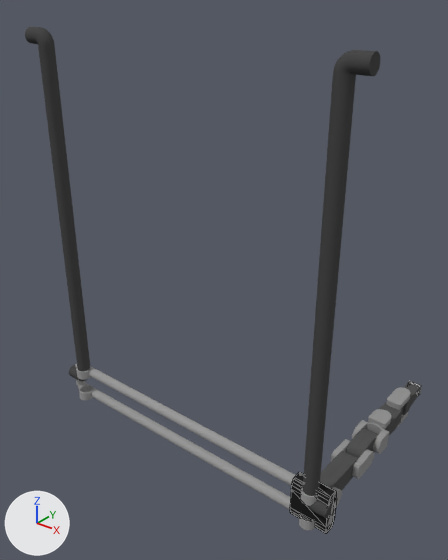
The Blender file Models/Itzamna_models.blend, before and after one commit.
One viewpoint serves both versions: a 50 mm lens placed at (1.52, -2.85, 3.27), pointed at (-1.25, 0.62, 1.12). Every picture has the same lights, and +X, +Y and +Z are marked at lower left. Mesh edges are drawn as thin lines on the coarser meshes.
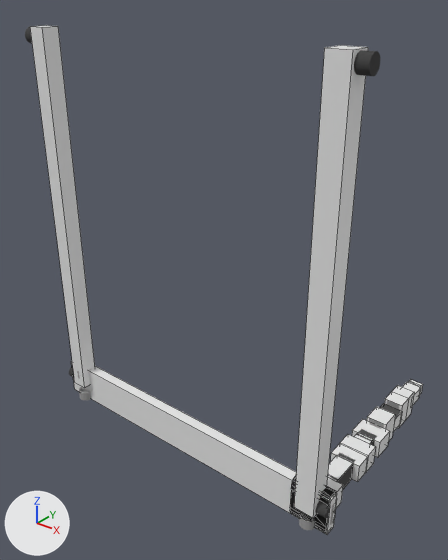
Changed parts and their boxes [x1, y1, x2, y2] in the pictures (448 x 560 px):
'Cube', added
    after: [294, 45, 368, 518]
'Cube.001', added
    after: [30, 25, 95, 388]
'Cube.002', added
    after: [71, 361, 337, 534]
'Cube.006', added
    after: [330, 444, 368, 482]
'Cube.024', added
    after: [352, 419, 390, 458]
'Cube.022', added
    after: [340, 434, 376, 472]
'Cube.008', added
    after: [367, 407, 395, 442]
'Cube.005', added
    after: [328, 455, 353, 488]
'Cube.018', added
    after: [384, 392, 409, 428]
'Cube.025', added
    after: [392, 385, 414, 420]
'Cube.003', added
    after: [327, 478, 343, 508]
'Cube.026', added
    after: [402, 382, 421, 406]
'Cube.017', added
    after: [383, 403, 402, 432]
'Cube.023', added
    after: [354, 432, 374, 444]
'Cube.027', added
    after: [409, 379, 423, 394]
'part.004', unchanged, covered by the edit
    before: [303, 50, 380, 519]
    after: [315, 50, 380, 519]
'part.003', unchanged, covered by the edit
    before: [25, 27, 90, 381]
    after: [25, 27, 74, 378]
'Cylinder.016', unchanged, covered by the edit
    before: [75, 364, 334, 527]
    after: [330, 504, 334, 525]

What changed in the scene script:
```text
Add me_cube_016:
    me_cube_016.from_pydata(...)  # a box spanning x -1.0..1.0, y -1.0..1.0, z -1.0..1.0
Add me_cube_004:
    me_cube_004.from_pydata(...)  # a box spanning x -1.0..1.0, y -0.99..1.01, z -0.26..1.74
Add ob_cube_027:
    ob_cube_027 = bpy.data.objects.new('Cube.027', me_cube_016)
    ob_cube_027.location = (0.0, 1.767, -0.001)
    ob_cube_027.rotation_euler = (0.0, 3.142, 0.0)  # degrees (0, 180, 0)
    ob_cube_027.scale = (0.0579, 0.0287, 0.0498)
Add ob_cube_025:
    ob_cube_025 = bpy.data.objects.new('Cube.025', me_cube_016.copy())
    ob_cube_025.location = (0.0, 1.489, -0.001)
    ob_cube_025.rotation_euler = (0.0, 1.571, 0.0)  # degrees (0, 90, 0)
    ob_cube_025.scale = (0.118, 0.0576, 0.0749)
Add ob_cube_026:
    ob_cube_026 = bpy.data.objects.new('Cube.026', me_cube_016.copy())
    ob_cube_026.location = (0.0, 1.643, -0.001)
    ob_cube_026.scale = (0.0665, 0.096, 0.054)
Add ob_cube_024:
    ob_cube_024 = bpy.data.objects.new('Cube.024', me_cube_016.copy())
    ob_cube_024.location = (0.0, 0.907, -0.001)
    ob_cube_024.rotation_euler = (0.0, 3.142, 0.0)  # degrees (0, 180, 0)
    ob_cube_024.scale = (0.118, 0.0866, 0.0749)
Add ob_cube_023:
    ob_cube_023 = bpy.data.objects.new('Cube.023', me_cube_016.copy())
    ob_cube_023.location = (0.0, 0.783, -0.001)
    ob_cube_023.rotation_euler = (0.0, 3.142, 0.0)  # degrees (0, 180, 0)
    ob_cube_023.scale = (0.0665, 0.0367, 0.0824)
Add ob_cube_022:
    ob_cube_022 = bpy.data.objects.new('Cube.022', me_cube_016.copy())
    ob_cube_022.location = (0.0, 0.684, -0.001)
    ob_cube_022.rotation_euler = (0.0, 3.142, 0.0)  # degrees (0, 180, 0)
    ob_cube_022.scale = (0.118, 0.0632, 0.0824)
Add ob_cube_018:
    ob_cube_018 = bpy.data.objects.new('Cube.018', me_cube_016.copy())
    ob_cube_018.location = (0.0, 1.366, -0.001)
    ob_cube_018.rotation_euler = (0.0, 1.571, 0.0)  # degrees (0, 90, 0)
    ob_cube_018.scale = (0.118, 0.0648, 0.0749)
Add ob_cube_017:
    ob_cube_017 = bpy.data.objects.new('Cube.017', me_cube_016.copy())
    ob_cube_017.location = (0.0, 1.231, -0.001)
    ob_cube_017.rotation_euler = (0.0, 1.571, 0.0)  # degrees (0, 90, 0)
    ob_cube_017.scale = (0.0665, 0.0702, 0.0824)
Add ob_cube_008:
    ob_cube_008 = bpy.data.objects.new('Cube.008', me_cube_016.copy())
    ob_cube_008.location = (0.0, 1.077, -0.001)
    ob_cube_008.rotation_euler = (0.0, 1.571, 0.0)  # degrees (0, 90, 0)
    ob_cube_008.scale = (0.118, 0.0836, 0.0824)
Add ob_cube_006:
    ob_cube_006 = bpy.data.objects.new('Cube.006', me_cube_016.copy())
    ob_cube_006.location = (0.0, 0.556, -0.001)
    ob_cube_006.scale = (0.118, 0.0648, 0.0749)
Add ob_cube_005:
    ob_cube_005 = bpy.data.objects.new('Cube.005', me_cube_016.copy())
    ob_cube_005.location = (0.0, 0.367, -0.001)
    ob_cube_005.scale = (0.0665, 0.124, 0.0824)
Add ob_cube_003:
    ob_cube_003 = bpy.data.objects.new('Cube.003', me_cube_016.copy())
    ob_cube_003.location = (0.0, 0.161, -0.001)
    ob_cube_003.scale = (0.118, 0.0836, 0.0824)
Add ob_cube_002:
    ob_cube_002 = bpy.data.objects.new('Cube.002', me_cube_004)
    ob_cube_002.location = (-1.175, 0.036, -0.114)
    ob_cube_002.scale = (1.34, 0.0432, 0.154)
Add ob_cube_001:
    ob_cube_001 = bpy.data.objects.new('Cube.001', me_cube_016.copy())
    ob_cube_001.location = (-2.348, 0.0, 1.487)
    ob_cube_001.scale = (0.0674, 0.0674, 1.48)
Add ob_cube:
    ob_cube = bpy.data.objects.new('Cube', me_cube_016.copy())
    ob_cube.location = (0.0, 0.0, 1.487)
    ob_cube.scale = (0.0766, 0.0766, 1.48)
```
